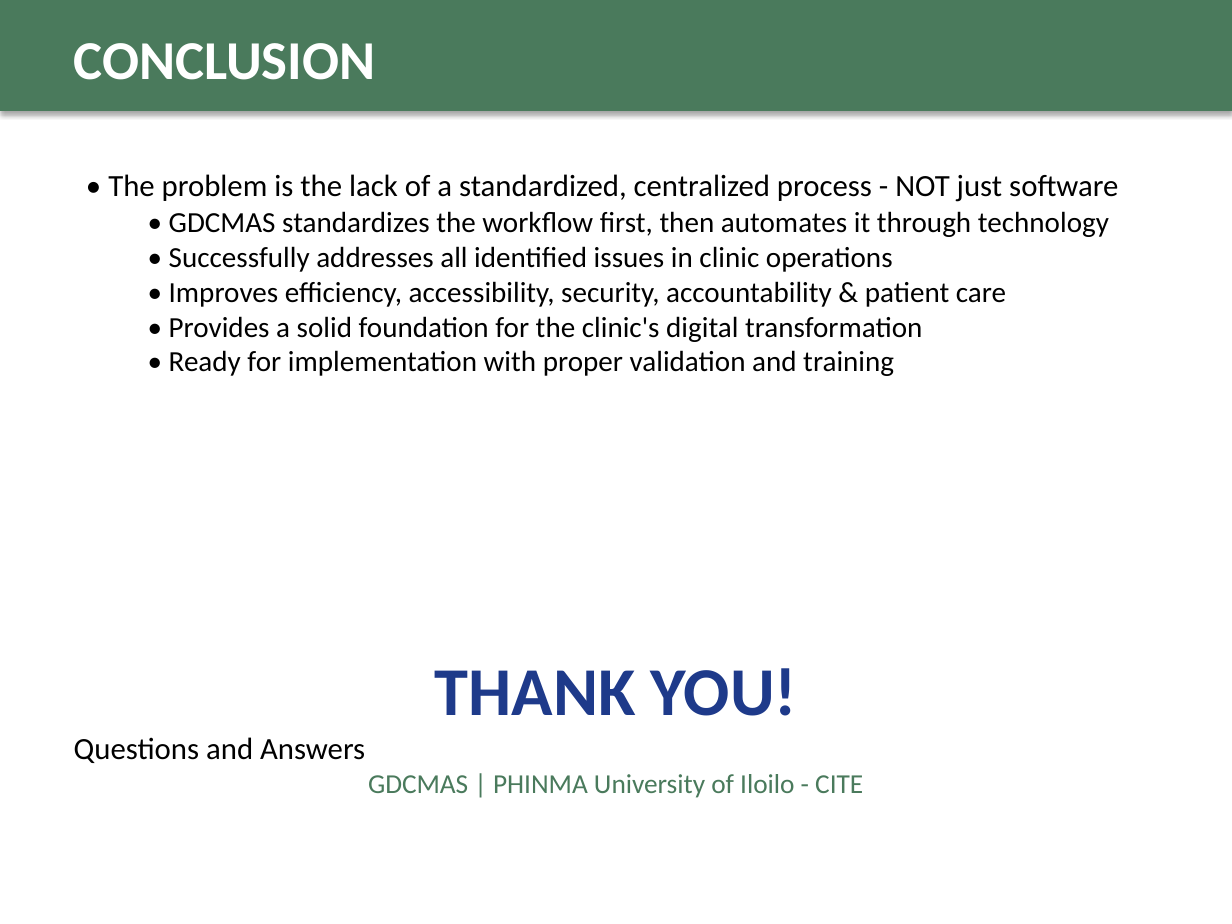
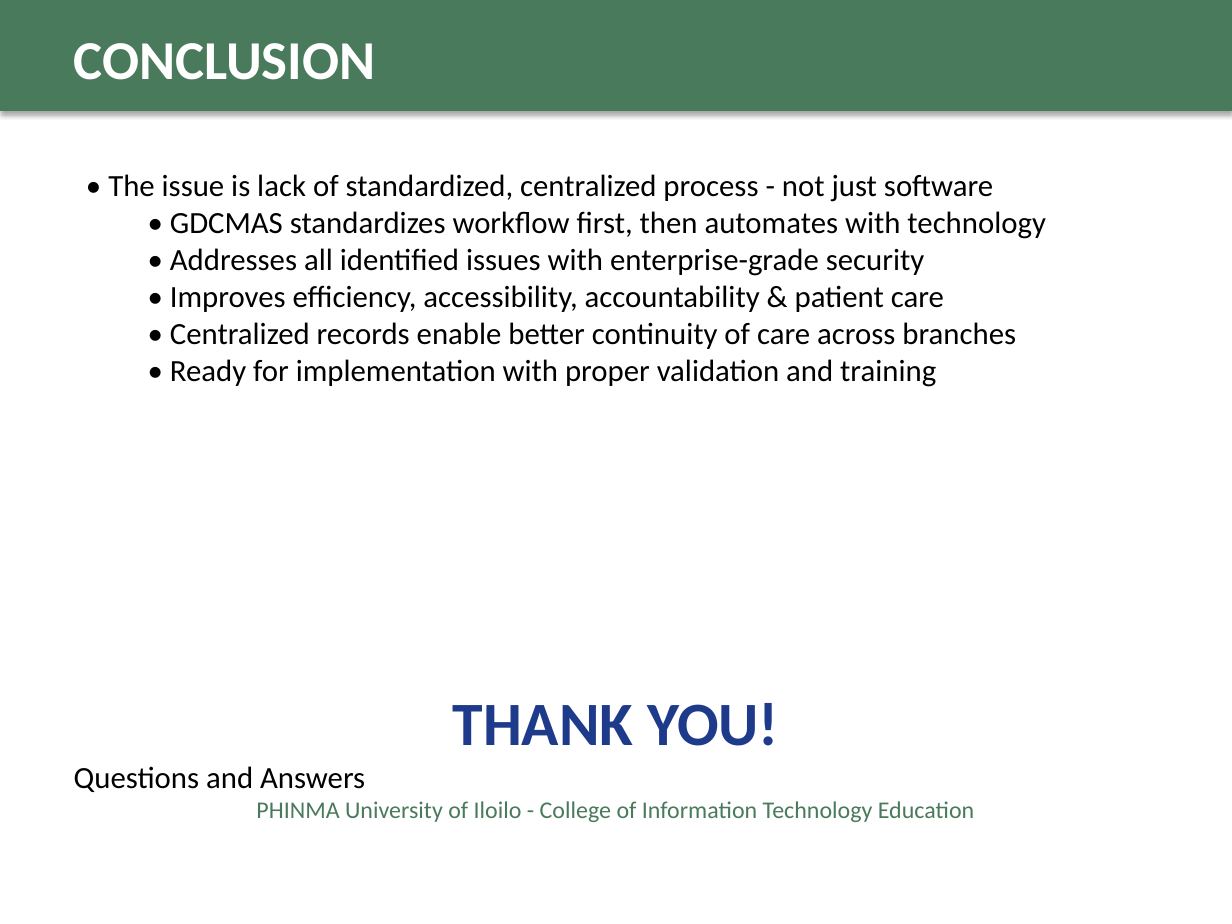
Before and after one commit to fritzmichael1-2/gonzaga-dental-clinic-system, a slide deck: slide 8 of GDCMAS_Final_Defense_Presentation.pptx (slide 10 before the commit). Drawn at 1232x924 pixels with LibreOffice and Linux fonts; fonts in the diff are those of the drawing. Boxes give left, top, right and bottom in pixels: in the first picture for what was removed or moved away, otherwise in the second. Text is boxed around its words. In the diff, an @@ line names an element or a change of style, - is before the commit and + after.

Commit message:
Add detailed security features to defense presentation

```diff
--- a/GDCMAS_Final_Defense_Presentation.pptx
+++ b/GDCMAS_Final_Defense_Presentation.pptx
@@ text at (x1=108, y1=174, x2=1046, y2=349): text changed; size 17 to 18 pt @@
-• The problem is the lack of a standardized, centralized process - NOT just software
-  • GDCMAS standardizes the workflow first, then automates it through technology
-  • Successfully addresses all identified issues in clinic operations
-  • Improves efficiency, accessibility, security, accountability & patient care
-  • Provides a solid foundation for the clinic's digital transformation
+• The issue is lack of standardized, centralized process - not just software
+  • GDCMAS standardizes workflow first, then automates with technology
+  • Addresses all identified issues with enterprise-grade security
+  • Improves efficiency, accessibility, accountability & patient care
+  • Centralized records enable better continuity of care across branches
@@ text at (x1=170, y1=359, x2=936, y2=387): size 17 to 18 pt in "• Ready for implementation with proper validation ..." @@
@@ text "THANK YOU!" moved from (x1=74, y1=737, x2=863, y2=798) to (x1=74, y1=766, x2=974, y2=822) @@
@@ text "THANK YOU!" at (x1=74, y1=766, x2=974, y2=822): size 40 to 36 pt in "THANK YOU!" @@
@@ text at (x1=256, y1=801, x2=974, y2=822): text changed; size 16 to 14 pt @@
-GDCMAS | PHINMA University of Iloilo - CITE
+PHINMA University of Iloilo - College of Information Technology Education
```
Also in this commit, not shown: 6 other slides changed, 1 slide added, 3 slides removed.
